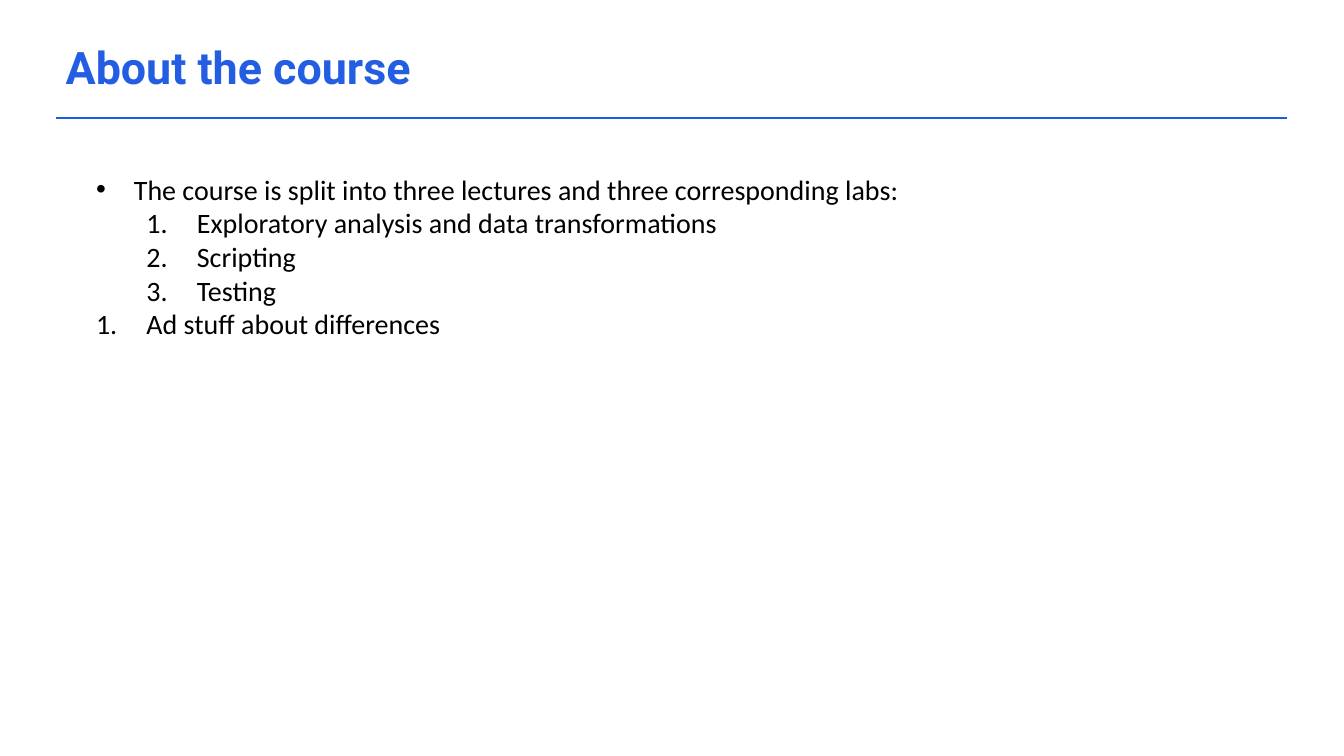
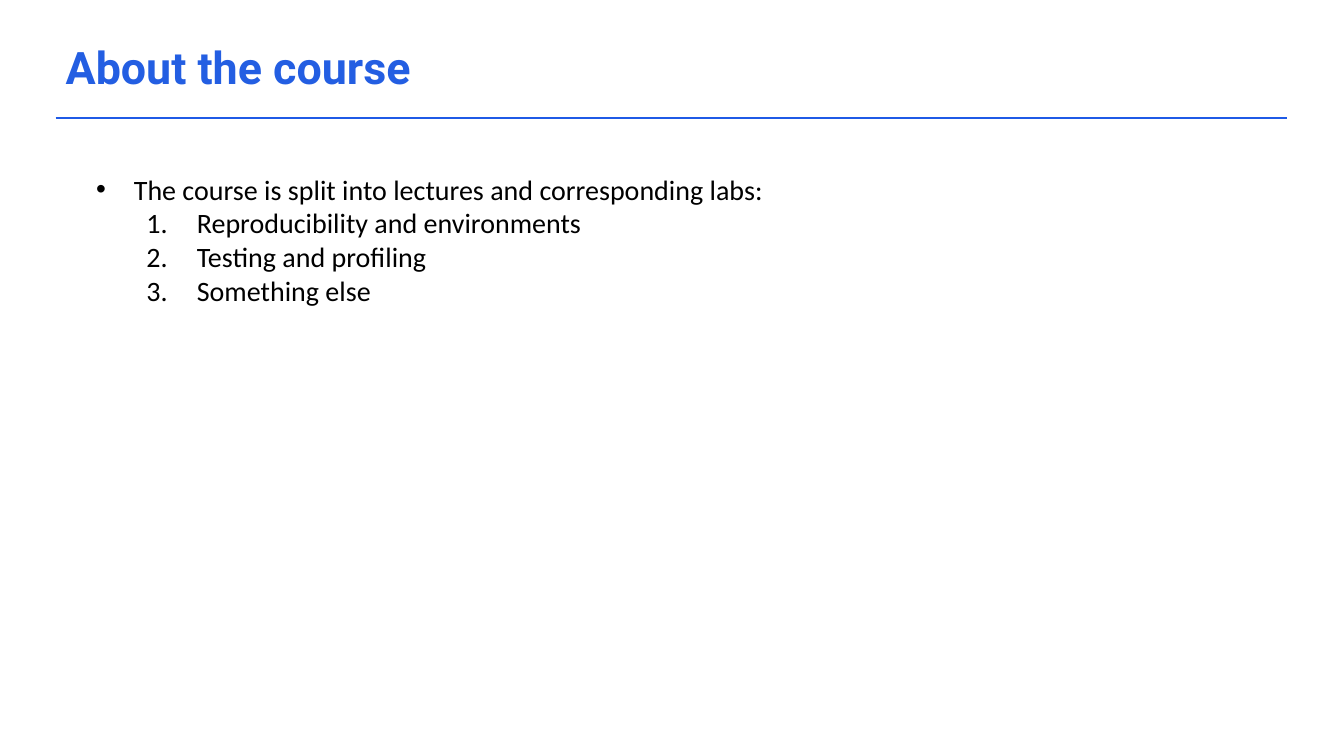
Before and after one commit to acceleratescience/data-school-Autumn23, a slide deck: slide 4 of Lecture notes/1_Introduction.pptx. Drawn at 1344x756 pixels with LibreOffice and Linux fonts; fonts in the diff are those of the drawing; background and template pictures are left out. Boxes give left, top, right and bottom in pixels: in the first picture for what was removed or moved away, otherwise in the second. Text is boxed around its words. In the diff, an @@ line names an element or a change of style, - is before the commit and + after.

Commit message:
Added more slides

```diff
--- a/Lecture notes/1_Introduction.pptx
+++ b/Lecture notes/1_Introduction.pptx
@@ text at bbox=[134, 180, 763, 306]: text changed @@
-• The course is split into three lectures and three corresponding labs:
-  1. Exploratory analysis and data transformations
-  2. Scripting
-  3. Testing
-1. Ad stuff about differences
+• The course is split into lectures and corresponding labs:
+  1. Reproducibility and environments
+  2. Testing and profiling
+  3. Something else
```
Also in this commit, not shown: 1 other slide changed, 5 slides removed, 5 other files.
